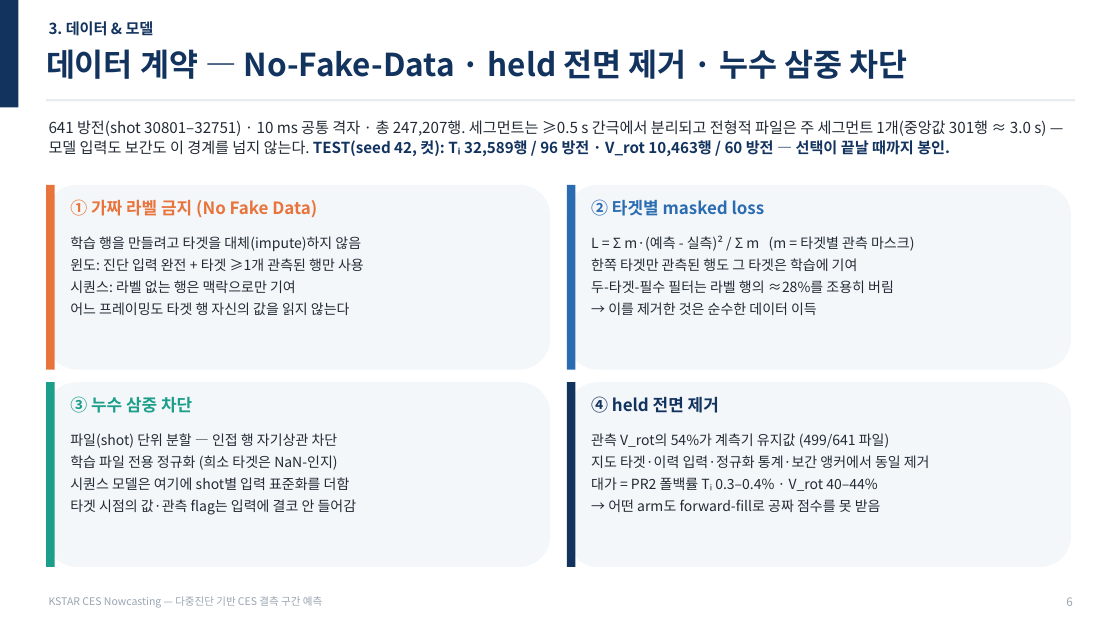
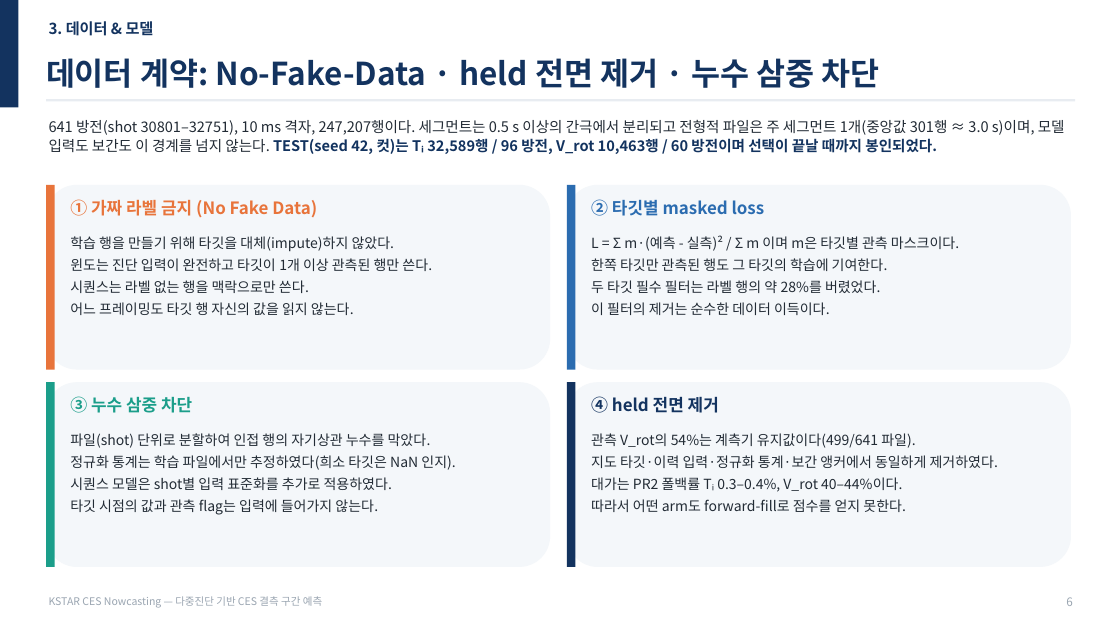
Before and after one commit to iseungsang01/ml-intern-revision, a slide deck: slide 7 of docs/presentation/KSTAR_CES_발표자료_20분.pptx. Drawn at 1120x630 pixels with LibreOffice and Linux fonts; fonts in the diff are those of the drawing. Boxes give left, top, right and bottom in pixels: in the first picture for what was removed or moved away, otherwise in the second. Text is boxed around its words. In the diff, an @@ line names an element or a change of style, - is before the commit and + after.

```diff
--- a/docs/presentation/KSTAR_CES_발표자료_20분.pptx
+++ b/docs/presentation/KSTAR_CES_발표자료_20분.pptx
@@ text "데이터 계약: No-Fake-Data · held ..." at (x1=46, y1=58, x2=879, y2=88): vertical alignment top to middle @@
@@ text at (x1=46, y1=58, x2=879, y2=88): text changed @@
-데이터 계약 — No-Fake-Data · held 전면 제거 · 누수 삼중 차단
+데이터 계약: No-Fake-Data · held 전면 제거 · 누수 삼중 차단
@@ text at (x1=49, y1=120, x2=1065, y2=154): text changed; size 13 to 12.5 pt @@
-641 방전(shot 30801–32751) · 10 ms 공통 격자 · 총 247,207행. 세그먼트는 ≥0.5 s 간극에서 분리되고 전형적 파일은 주 세그먼트 1개(중앙값 301행 ≈ 3.0 s) — 모델 입력도 보간도 이 경계를 넘지 않는다. TEST(seed 42, 컷): Tᵢ 32,589행 / 96 방전 · V_rot 10,463행 / 60 방전 — 선택이 끝날 때까지 봉인.
+641 방전(shot 30801–32751), 10 ms 격자, 247,207행이다. 세그먼트는 0.5 s 이상의 간극에서 분리되고 전형적 파일은 주 세그먼트 1개(중앙값 301행 ≈ 3.0 s)이며, 모델 입력도 보간도 이 경계를 넘지 않는다. TEST(seed 42, 컷)는 Tᵢ 32,589행 / 96 방전, V_rot 10,463행 / 60 방전이며 선택이 끝날 때까지 봉인되었다.
@@ text at (x1=591, y1=199, x2=765, y2=216): text changed @@
-② 타겟별 masked loss
+② 타깃별 masked loss
@@ text at (x1=70, y1=236, x2=432, y2=315): text changed @@
-학습 행을 만들려고 타겟을 대체(impute)하지 않음
-윈도: 진단 입력 완전 + 타겟 ≥1개 관측된 행만 사용
-시퀀스: 라벨 없는 행은 맥락으로만 기여
-어느 프레이밍도 타겟 행 자신의 값을 읽지 않는다
+학습 행을 만들기 위해 타깃을 대체(impute)하지 않았다.
+윈도는 진단 입력이 완전하고 타깃이 1개 이상 관측된 행만 쓴다.
+시퀀스는 라벨 없는 행을 맥락으로만 쓴다.
+어느 프레이밍도 타깃 행 자신의 값을 읽지 않는다.
@@ text at (x1=591, y1=235, x2=959, y2=315): text changed @@
-L = Σ m·(예측 - 실측)² / Σ m (m = 타겟별 관측 마스크)
-한쪽 타겟만 관측된 행도 그 타겟은 학습에 기여
-두-타겟-필수 필터는 라벨 행의 ≈28%를 조용히 버림
-→ 이를 제거한 것은 순수한 데이터 이득
+L = Σ m·(예측 - 실측)² / Σ m 이며 m은 타깃별 관측 마스크이다.
+한쪽 타깃만 관측된 행도 그 타깃의 학습에 기여한다.
+두 타깃 필수 필터는 라벨 행의 약 28%를 버렸었다.
+이 필터의 제거는 순수한 데이터 이득이다.
@@ text at (x1=70, y1=433, x2=455, y2=515): text changed @@
-파일(shot) 단위 분할 — 인접 행 자기상관 차단
-학습 파일 전용 정규화 (희소 타겟은 NaN-인지)
-시퀀스 모델은 여기에 shot별 입력 표준화를 더함
-타겟 시점의 값·관측 flag는 입력에 결코 안 들어감
+파일(shot) 단위로 분할하여 인접 행의 자기상관 누수를 막았다.
+정규화 통계는 학습 파일에서만 추정하였다(희소 타깃은 NaN 인지).
+시퀀스 모델은 shot별 입력 표준화를 추가로 적용하였다.
+타깃 시점의 값과 관측 flag는 입력에 들어가지 않는다.
@@ text at (x1=591, y1=433, x2=998, y2=512): text changed @@
-관측 V_rot의 54%가 계측기 유지값 (499/641 파일)
-지도 타겟·이력 입력·정규화 통계·보간 앵커에서 동일 제거
-대가 = PR2 폴백률 Tᵢ 0.3–0.4% · V_rot 40–44%
-→ 어떤 arm도 forward-fill로 공짜 점수를 못 받음
+관측 V_rot의 54%는 계측기 유지값이다(499/641 파일).
+지도 타깃·이력 입력·정규화 통계·보간 앵커에서 동일하게 제거하였다.
+대가는 PR2 폴백률 Tᵢ 0.3–0.4%, V_rot 40–44%이다.
+따라서 어떤 arm도 forward-fill로 점수를 얻지 못한다.
```
Also in this commit, not shown: 22 other slides changed, 1 slide added, 7 other files.
